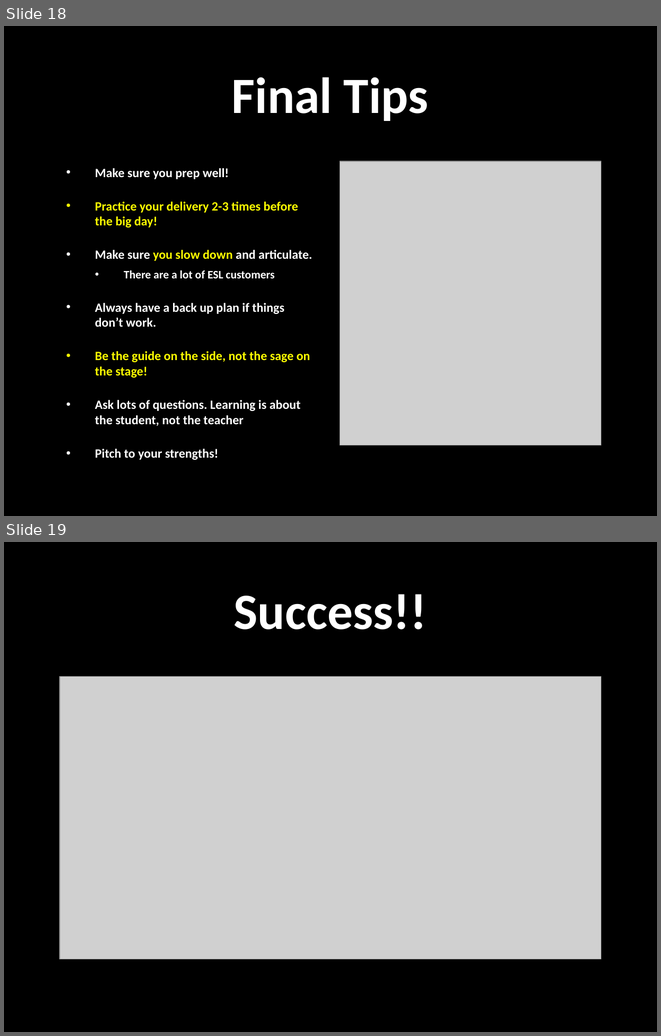
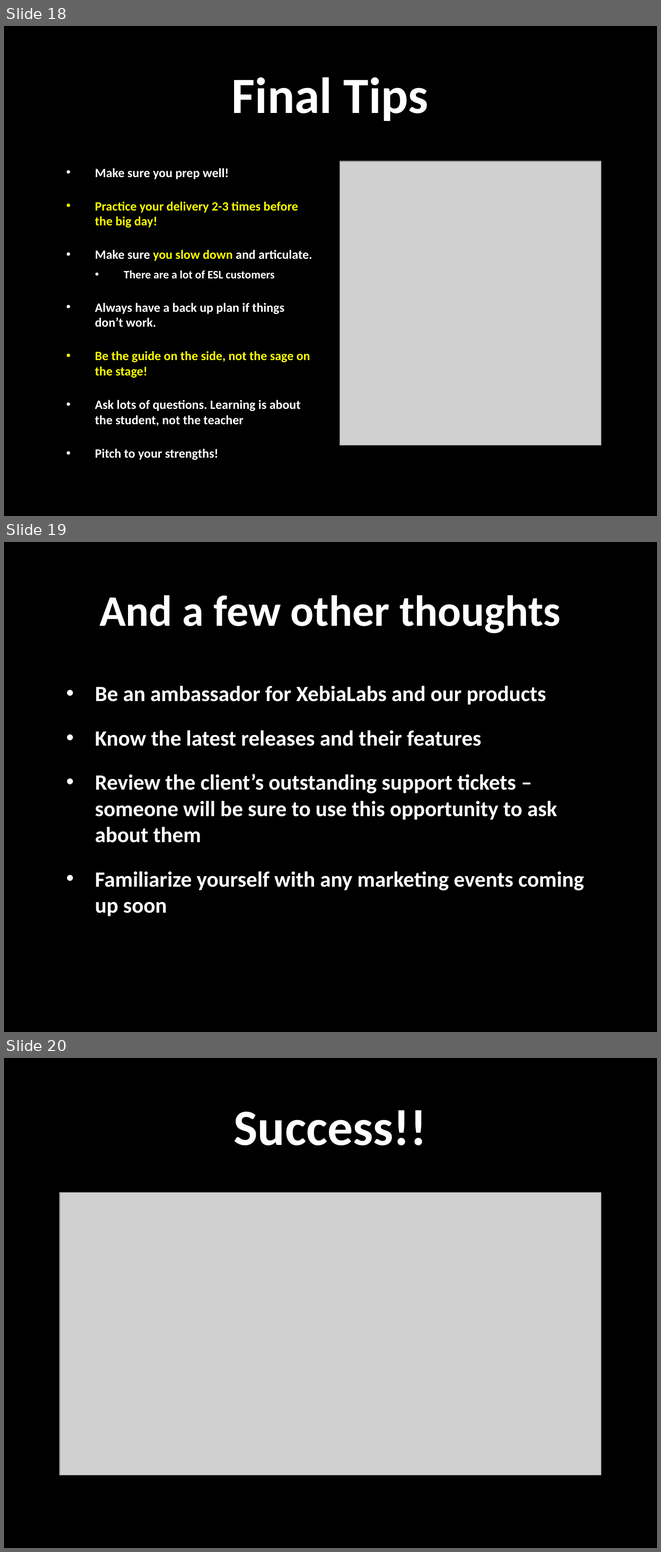
Before and after one commit to droberts2013/Teaching-IT-Trainers, a slide deck: DaveTeachingITTrainers-2.pptx. Shown one above the other, each under a label of ours: slides 18 and 19 before the commit, slides 18, 19 and 20 after it. The pictures are 661x1036 and 661x1552 pixels, drawn with LibreOffice and Linux fonts; fonts in the diff are those of the drawing; grey boxes stand for pictures; background and template pictures are left out. Boxes give left, top, right and bottom in pixels: in the first picture for what was removed or moved away, otherwise in the second. Text is boxed around its words. In the diff, an @@ line names an element or a change of style, - is before the commit and + after.

```diff
--- a/DaveTeachingITTrainers-2.pptx
+++ b/DaveTeachingITTrainers-2.pptx
@@ slide 19 added at box(4, 542, 657, 1032), background picture (left out) @@
@@ title added at box(99, 595, 560, 633), 48 pt, text #FFFFFF, bold @@
+And a few other thoughts
@@ text added at box(95, 686, 584, 916), 24 pt, text #FFFFFF, bold @@
+• Be an ambassador for XebiaLabs and our products
+• Know the latest releases and their features
+• Review the client’s outstanding support tickets – someone will be sure to use this opportunity to ask about them
+• Familiarize yourself with any marketing events coming up soon
@@ what was slide 19 is now slide 20 @@
```
Also in this commit, not shown: 6 slides changed, 1 other file.
